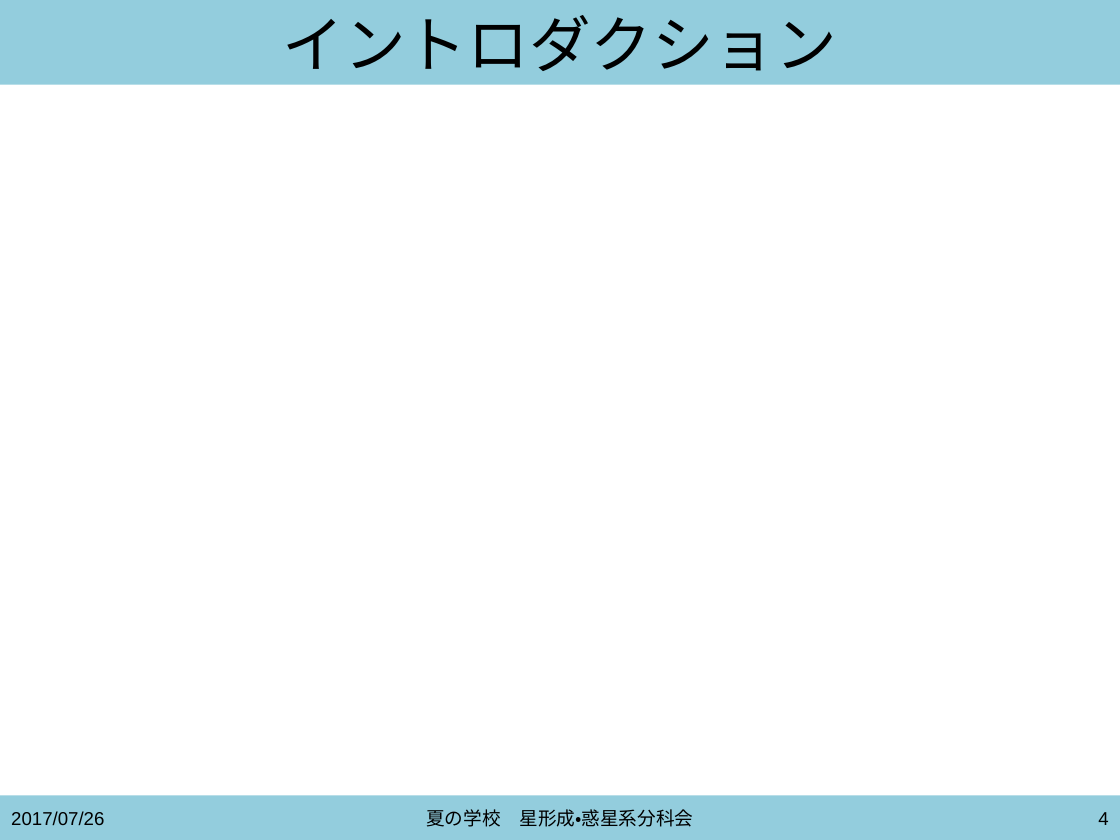
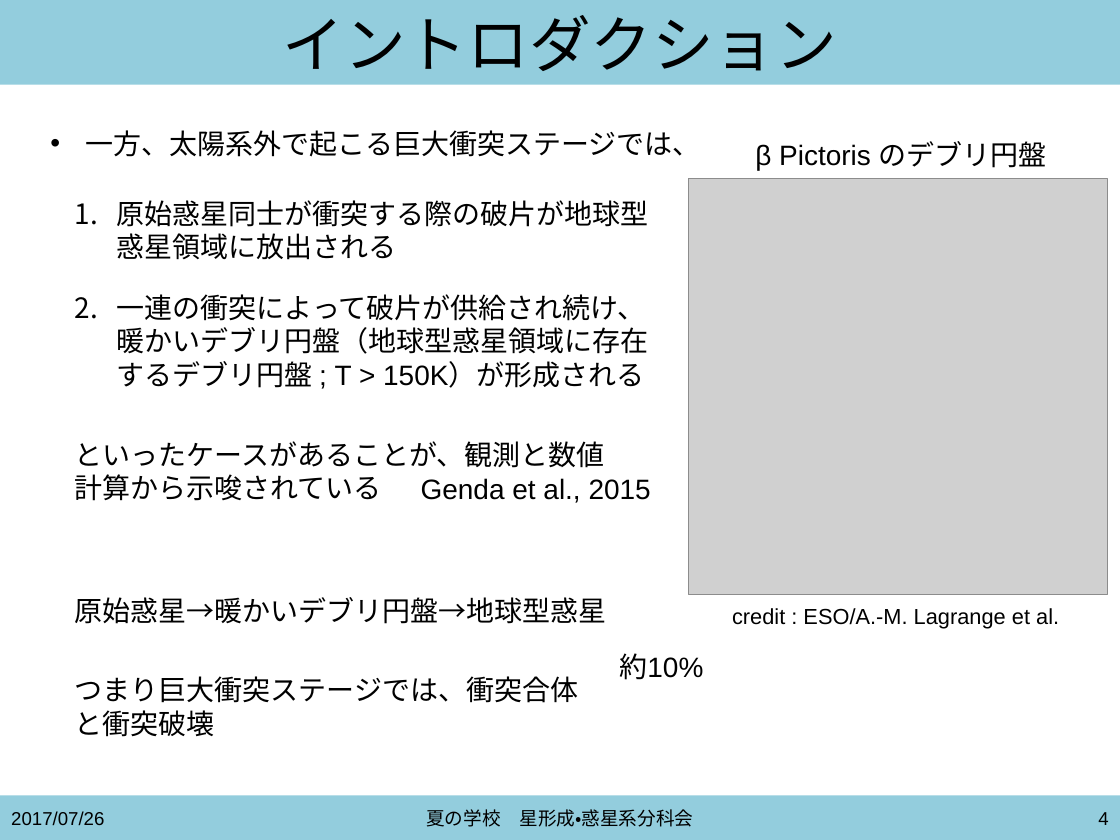
Before and after one commit to kazpc1215/Summer_School_2017, a slide deck: slide 4 of isoya20170727_ver1.pptx. Drawn at 1120x840 pixels with LibreOffice and Linux fonts; fonts in the diff are those of the drawing; grey boxes stand for pictures. Boxes give left, top, right and bottom in pixels: in the first picture for what was removed or moved away, otherwise in the second. Text is boxed around its words. In the diff, an @@ line names an element or a change of style, - is before the commit and + after.

```diff
--- a/isoya20170727_ver1.pptx
+++ b/isoya20170727_ver1.pptx
@@ text added at bbox=[85, 130, 700, 157], 18 pt, text #000000 @@
+• 一方、太陽系外で起こる巨大衝突ステージでは、
@@ text added at bbox=[755, 141, 1047, 170], 18 pt, text #000000 @@
+β Pictoris のデブリ円盤
@@ picture added at bbox=[689, 178, 1108, 595] @@
@@ text added at bbox=[117, 200, 649, 260], 18 pt, text #000000 @@
+1. 原始惑星同士が衝突する際の破片が地球型惑星領域に放出される
@@ text added at bbox=[117, 294, 649, 388], 18 pt, text #000000 @@
+2. 一連の衝突によって破片が供給され続け、暖かいデブリ円盤（地球型惑星領域に存在するデブリ円盤 ; T > 150K）が形成される
@@ text added at bbox=[75, 441, 605, 501], 18 pt, text #000000 @@
+といったケースがあることが、観測と数値計算から示唆されている
@@ text added at bbox=[421, 478, 651, 503], 18 pt, text #000000 @@
+Genda et al., 2015
@@ text added at bbox=[75, 597, 607, 624], 18 pt, text #000000 @@
+原始惑星→暖かいデブリ円盤→地球型惑星
@@ text added at bbox=[732, 608, 1059, 628], 14 pt, text #000000 @@
+credit : ESO/A.-M. Lagrange et al.
@@ text added at bbox=[619, 653, 703, 680], 18 pt, text #000000 @@
+約10%
@@ text added at bbox=[75, 676, 578, 737], 18 pt, text #000000 @@
+つまり巨大衝突ステージでは、衝突合体と衝突破壊
```
Also in this commit, not shown: 3 other slides changed, 1 other file.
